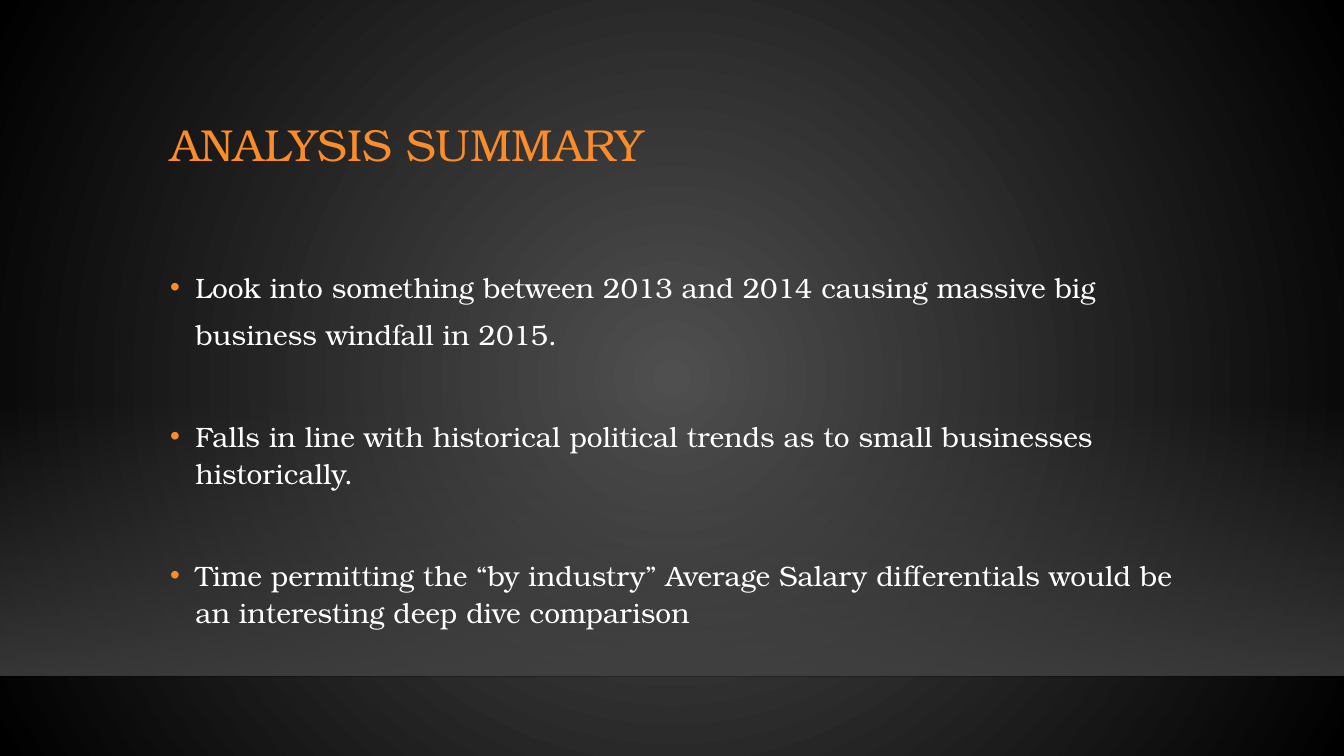
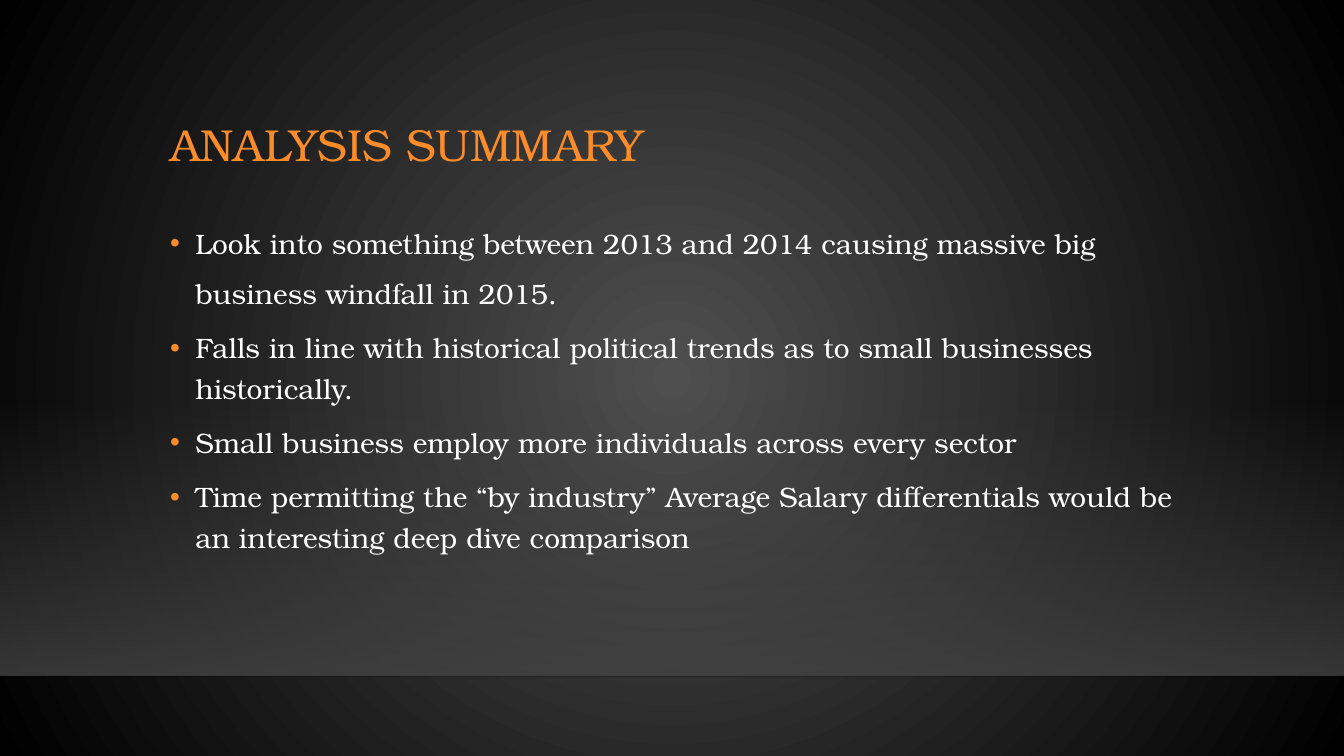
Before and after one commit to jobongie/group10_project2, a slide deck: slide 13 of Project_2_Group_10.pptx. Drawn at 1344x756 pixels with LibreOffice and Linux fonts; fonts in the diff are those of the drawing; background and template pictures are left out. Boxes give left, top, right and bottom in pixels: in the first picture for what was removed or moved away, otherwise in the second. Text is boxed around its words. In the diff, an @@ line names an element or a change of style, - is before the commit and + after.

Commit message:
Updated ppt

```diff
--- a/Project_2_Group_10.pptx
+++ b/Project_2_Group_10.pptx
@@ text at bbox=[195, 234, 1172, 554]: line spacing 1.4 to 1.5; line spacing 1.1 to 1.2 @@
@@ text at bbox=[195, 433, 1016, 460]: paragraph added @@
+• Small business employ more individuals across every sector
```
Also in this commit, not shown: 1 other slide changed, 1 other file.
